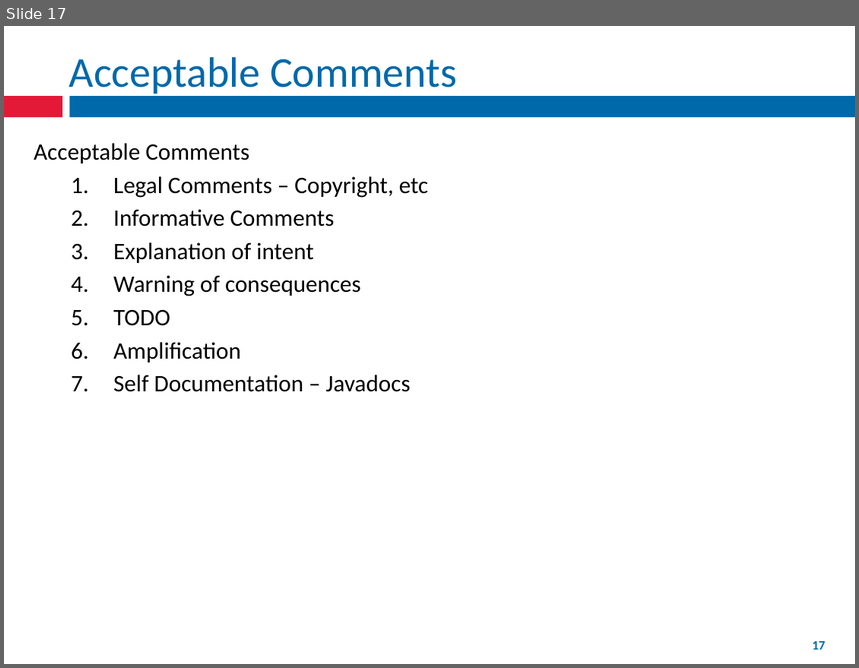
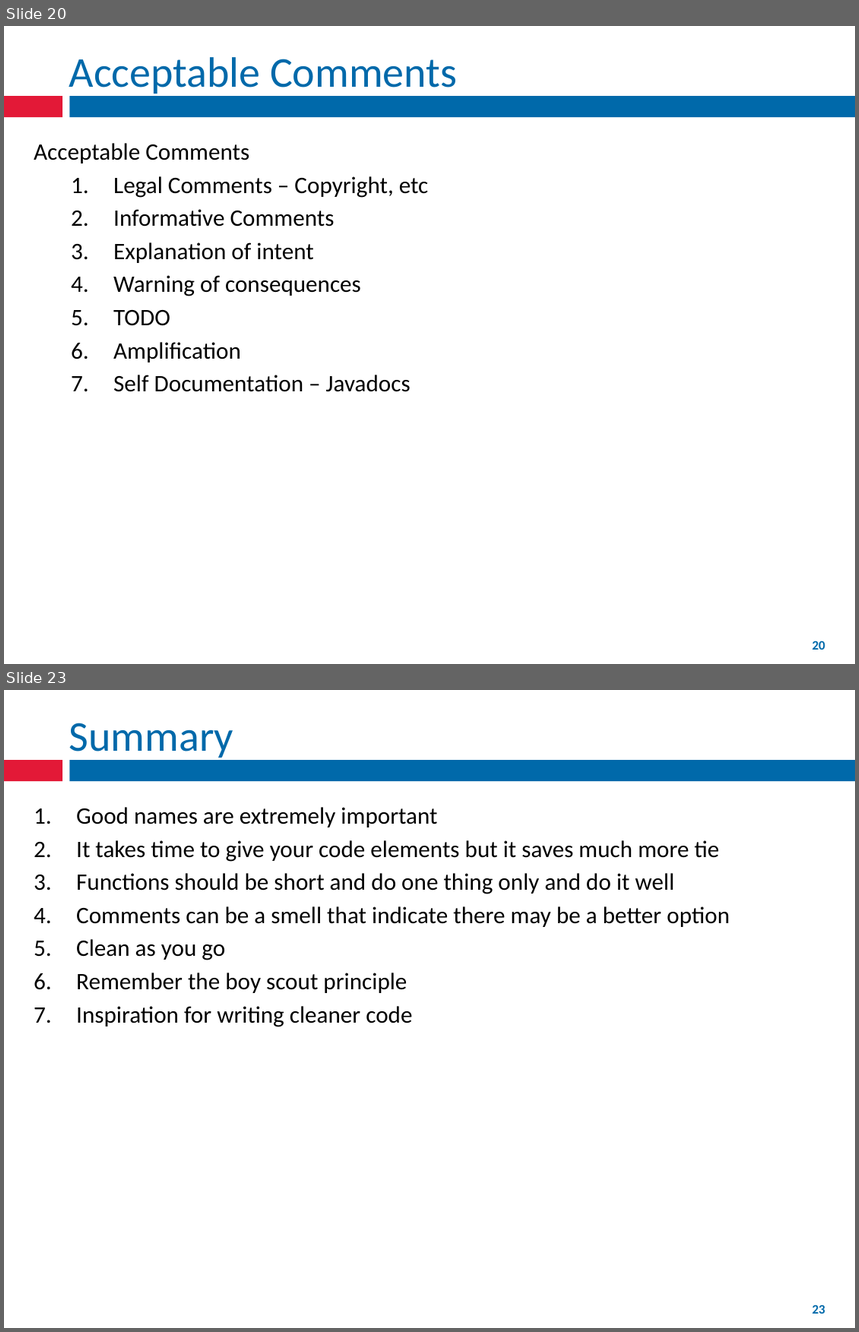
Before and after one commit to fernandozamoraj/Clean-Code-Presentation, a slide deck: Short Presentation/Clean Code.pptx. Shown one above the other, each under a label of ours: slide 17 before the commit, slides 20 and 23 after it; the slides between them are not shown. The pictures are 859x668 and 859x1332 pixels, drawn with LibreOffice and Linux fonts; fonts in the diff are those of the drawing. Boxes give left, top, right and bottom in pixels: in the first picture for what was removed or moved away, otherwise in the second. Text is boxed around its words. In the diff, an @@ line names an element or a change of style, - is before the commit and + after.

```diff
--- a/Short Presentation/Clean Code.pptx
+++ b/Short Presentation/Clean Code.pptx
@@ slide 23 added at (4, 690, 855, 1328), background #FFFFFF; not listed: 3 template elements that a slide beside it also shows @@
@@ title added at (69, 723, 234, 761), 36 pt, text #0069AA @@
+Summary
@@ text added at (76, 807, 730, 1027), 20 pt, text #000000 @@
+1. Good names are extremely important
+2. It takes time to give your code elements but it saves much more tie
+3. Functions should be short and do one thing only and do it well
+4. Comments can be a smell that indicate there may be a better option
+5. Clean as you go
+6. Remember the boy scout principle
+7. Inspiration for writing cleaner code
@@ rectangle added at (238, 1300, 621, 1322), fill #FFFFFF, outline #FFFFFF 2 pt @@
@@ what was slide 17 is now slide 20 @@
@@ page number at (813, 641, 826, 650): text changed @@
-17
+20
```
Also in this commit, not shown: 2 slides changed, 4 other slides added.
